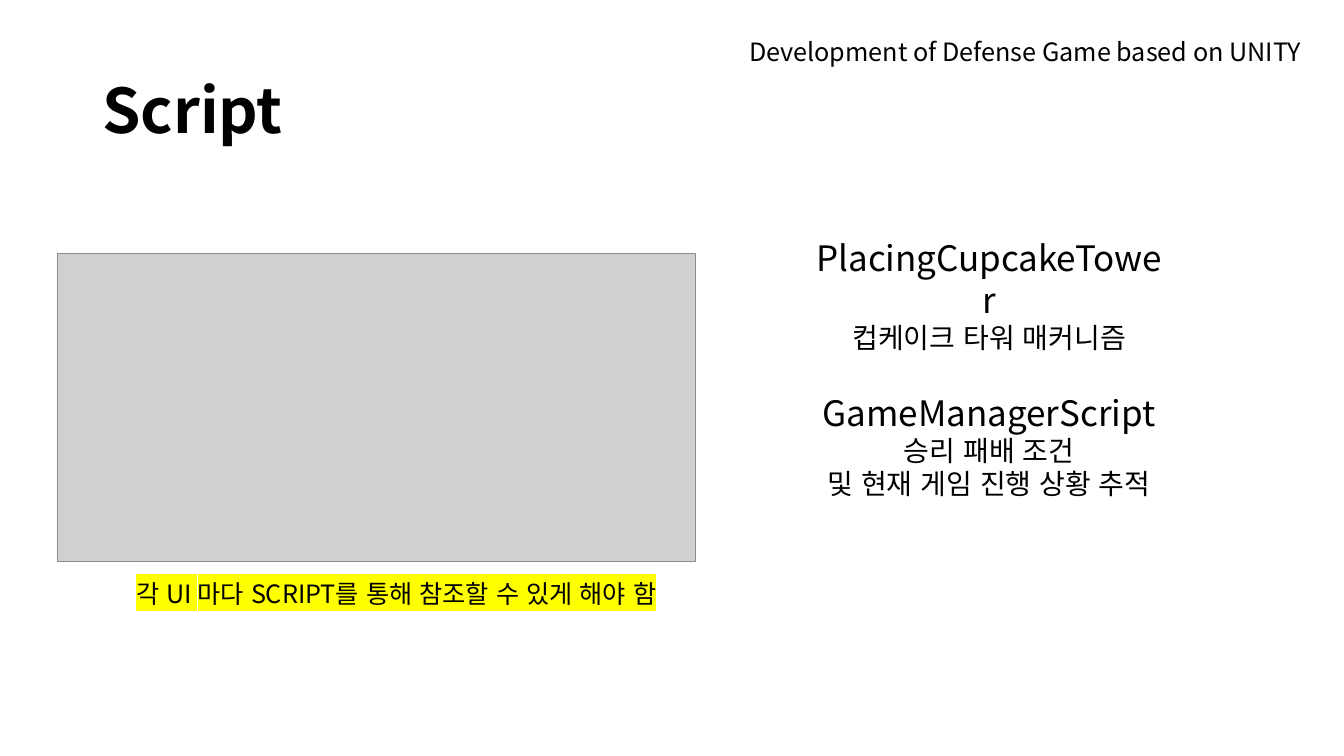
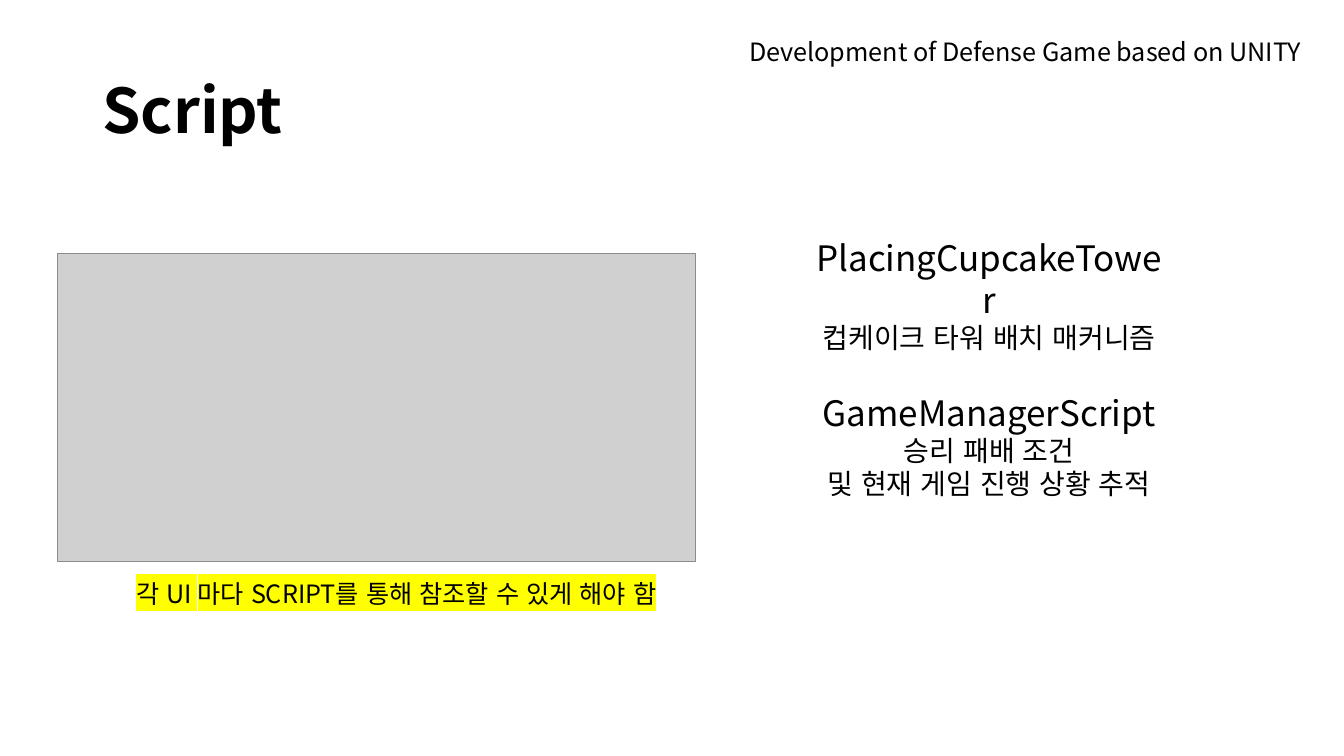
Before and after one commit to CSID-DGU/2019-1-OSSP1-UnityDefenseGame-8, a slide deck: slide 14 of Reports/Report_7_Presentation.pptx. Drawn at 1344x756 pixels with LibreOffice and Linux fonts; fonts in the diff are those of the drawing; grey boxes stand for pictures; background and template pictures are left out. Boxes give left, top, right and bottom in pixels: in the first picture for what was removed or moved away, otherwise in the second. Text is boxed around its words. In the diff, an @@ line names an element or a change of style, - is before the commit and + after.

Commit message:
컵케이크 타워 관련

```diff
--- a/Reports/Report_7_Presentation.pptx
+++ b/Reports/Report_7_Presentation.pptx
@@ text at bbox=[823, 324, 1155, 351]: text changed @@
-컵케이크 타워 매커니즘
+컵케이크 타워 배치 매커니즘
```
